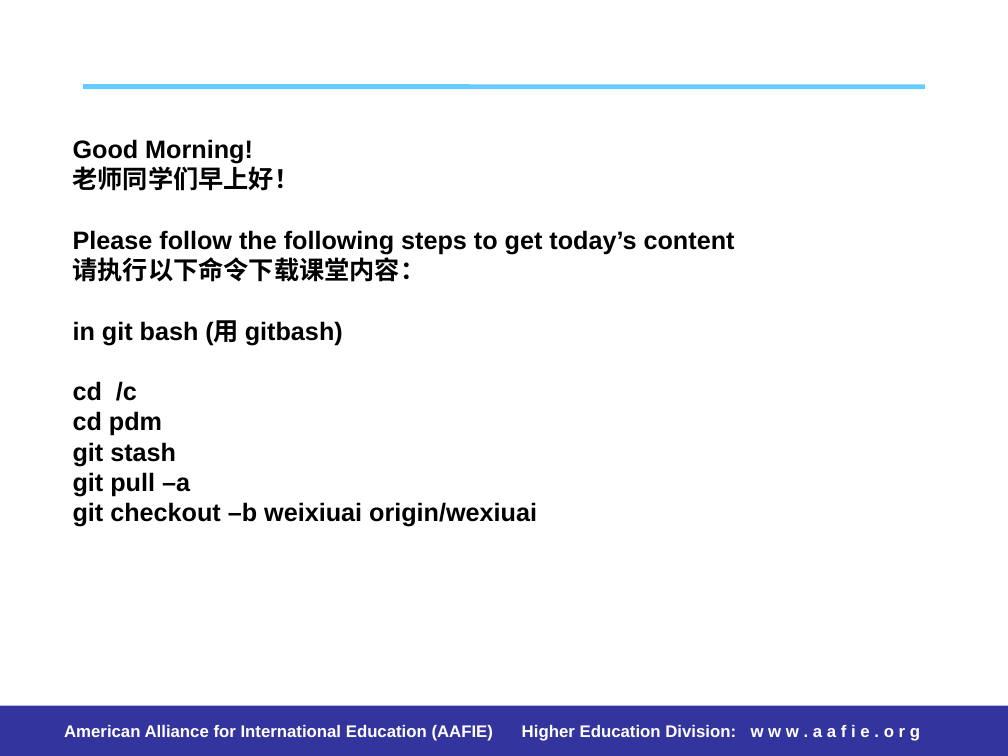
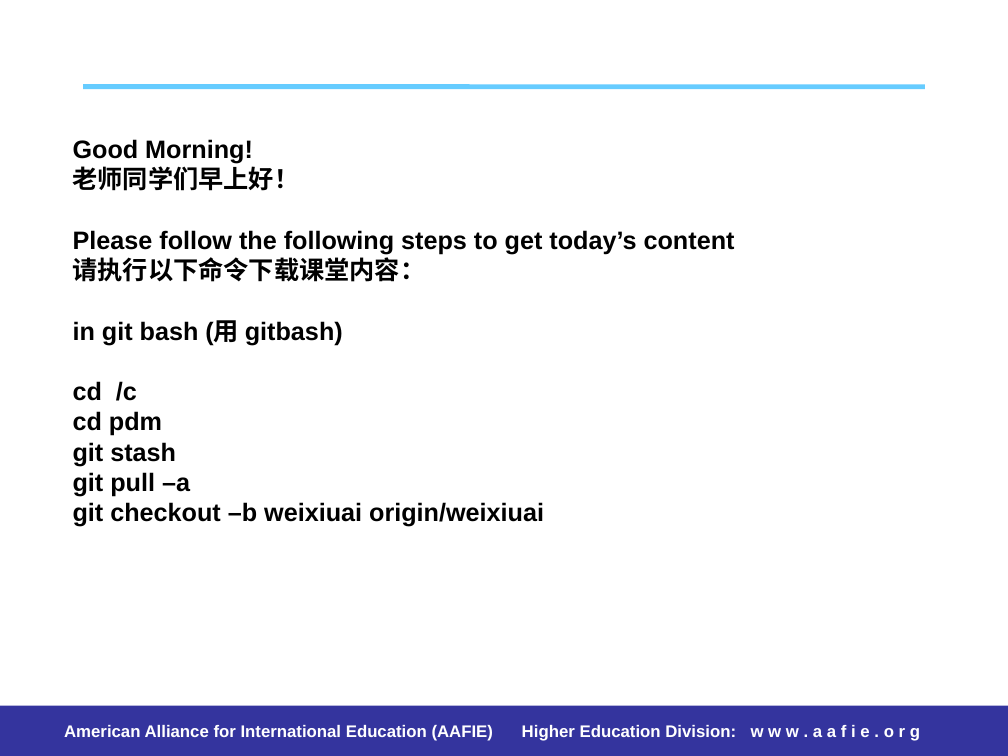
Before and after one commit to stemproaca/pdm, a slide deck: slide 1 of reports/weixiuai_project.pptx. Drawn at 1008x756 pixels with LibreOffice and Linux fonts; fonts in the diff are those of the drawing. Boxes give left, top, right and bottom in pixels: in the first picture for what was removed or moved away, otherwise in the second. Text is boxed around its words. In the diff, an @@ line names an element or a change of style, - is before the commit and + after.

```diff
--- a/reports/weixiuai_project.pptx
+++ b/reports/weixiuai_project.pptx
@@ text at bbox=[73, 502, 544, 527]: text changed @@
-git checkout –b weixiuai origin/wexiuai
+git checkout –b weixiuai origin/weixiuai
```
Also in this commit, not shown: 5 other slides changed, 36 other files.
